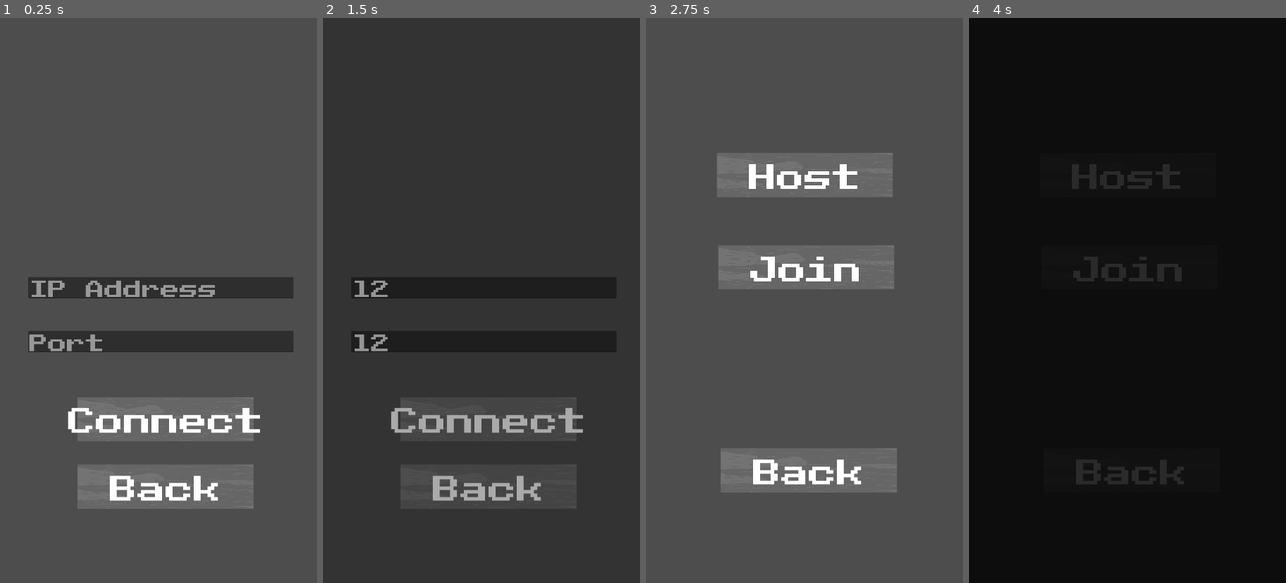
Above: before the commit, frames 1-4 (left to right).
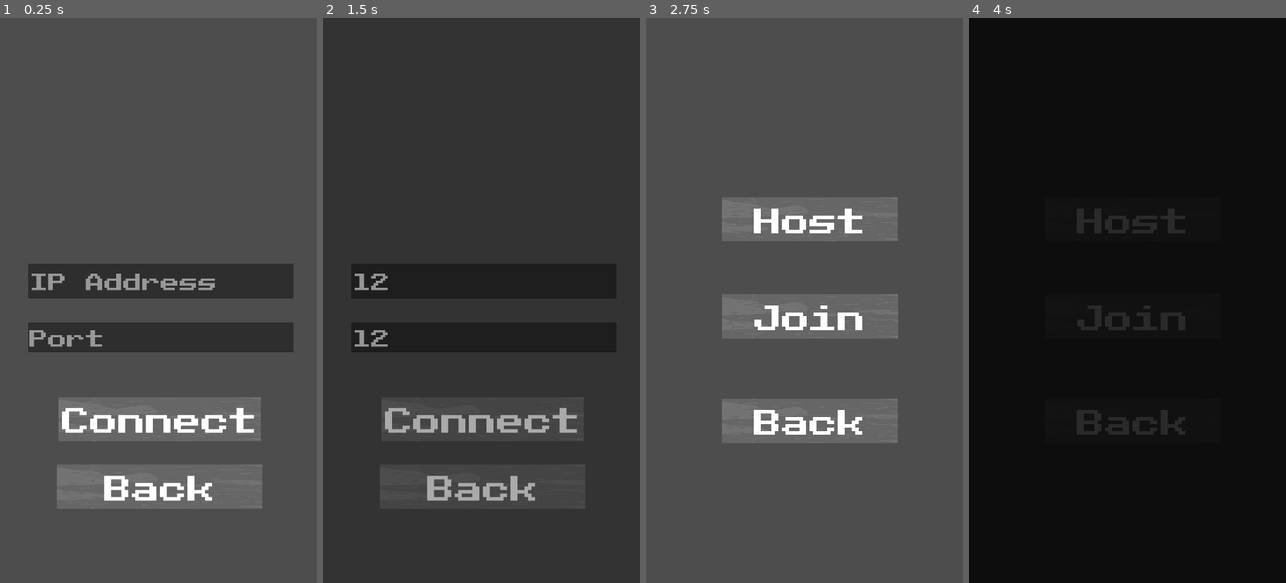
Above: after the commit, the same moments.

Repository: Koloss0/Out-Of-The-Gutter
Game: Godot game, scene res://Scenes/join_page.tscn
The game is run twice, just before and just after one commit, with the same random seed, the same clock (stepped at 60 frames per second) and the same inputs. This scene is started directly instead of the project's main scene.
Inputs (mouse positions are in pixels of both pictures, inside the frame that each line leads up to):
- Up to frame 1 (0.25 s): no input
- Up to frame 2 (1.5 s): click (484, 289) at 0.52 s; type "12" at 0.6 s; click (484, 340) at 0.75 s; type "12" at 0.83 s; click "Back" at 1.25 s
- Up to frame 3 (2.75 s): move the mouse to (874, 272) at 2.02 s; hold Right (ui_right) from 2.03 s (still down); click (874, 272) at 2.17 s
- Up to frame 4 (4 s): tap Enter at 2.75 s; move the mouse to (1064, 328) at 2.77 s; release Right (ui_right) at 2.78 s; hold Left (ui_left) 2.78-3.5 s; click "Host" at 3.5 s

The runs differ from the first frame. In frame 1, 7.6% of the frame differs, in the area x 8-93%, y 43-87%; in frame 2, 2.8%; in frame 3, 26%, in the area x 22-80%, y 23-84%; in frame 4, 3.8%.

Commit message:
modified buttons

Diff:
--- a/Scenes/HostJoin_page.tscn
+++ b/Scenes/HostJoin_page.tscn
@@ -39,30 +39,30 @@
 
 [node name="HostButton" parent="." instance=ExtResource("1_8bamf")]
 layout_mode = 0
-offset_left = 241.0
-offset_top = 459.0
-offset_right = 841.0
-offset_bottom = 609.0
+offset_left = 258.0
+offset_top = 609.0
+offset_right = 858.0
+offset_bottom = 759.0
 
 [node name="Label" parent="HostButton" index="0"]
 text = "Host"
 
 [node name="JoinButton" parent="." instance=ExtResource("1_8bamf")]
 layout_mode = 0
-offset_left = 246.0
-offset_top = 772.0
-offset_right = 846.0
-offset_bottom = 922.0
+offset_left = 259.0
+offset_top = 939.0
+offset_right = 859.0
+offset_bottom = 1089.0
 
 [node name="Label" parent="JoinButton" index="0"]
 text = "Join"
 
 [node name="BackButton" parent="." instance=ExtResource("1_8bamf")]
 layout_mode = 0
-offset_left = 255.0
-offset_top = 1463.0
-offset_right = 855.0
-offset_bottom = 1613.0
+offset_left = 258.0
+offset_top = 1294.0
+offset_right = 858.0
+offset_bottom = 1444.0
 
 [node name="Label" parent="BackButton" index="0"]
 text = "Back"
--- a/Scenes/join_page.tscn
+++ b/Scenes/join_page.tscn
@@ -16,9 +16,9 @@
 
 [node name="Connect" parent="." instance=ExtResource("2_bn0s2")]
 layout_mode = 0
-offset_left = 264.0
+offset_left = 200.0
 offset_top = 1288.0
-offset_right = 864.0
+offset_right = 889.0
 offset_bottom = 1438.0
 
 [node name="Label" parent="Connect" index="0"]
@@ -26,9 +26,9 @@
 
 [node name="BackButton" parent="." instance=ExtResource("2_bn0s2")]
 layout_mode = 0
-offset_left = 264.0
+offset_left = 194.0
 offset_top = 1518.0
-offset_right = 864.0
+offset_right = 894.0
 offset_bottom = 1668.0
 
 [node name="Label" parent="BackButton" index="0"]
@@ -37,7 +37,7 @@
 [node name="IP" type="LineEdit" parent="."]
 layout_mode = 0
 offset_left = 96.0
-offset_top = 880.0
+offset_top = 835.0
 offset_right = 1000.0
 offset_bottom = 952.0
 placeholder_text = "IP Address"
@@ -45,7 +45,7 @@
 [node name="Port" type="LineEdit" parent="."]
 layout_mode = 0
 offset_left = 96.0
-offset_top = 1064.0
+offset_top = 1035.0
 offset_right = 1000.0
 offset_bottom = 1136.0
 placeholder_text = "Port"
Not shown: 1 places in Scenes/join_page.tscn that only renumber resources
